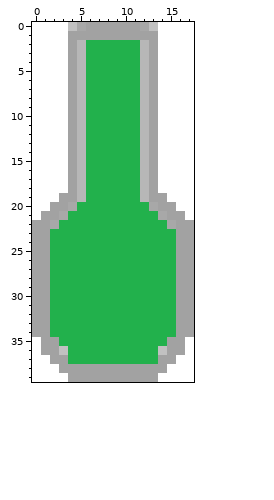
A pixel-art sprite gets an edit: images/tank-cannon-computer.png. Above: the version before the commit.
The file is 18x40 pixels. Colours within 5 levels of each other are drawn and written as one.
Once edited:
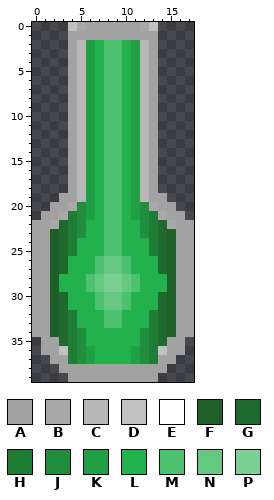
Palette (. is transparent): A #a2a2a2  B #a8a8a8  C #b7b7b7  D #c1c1c1  E #ffffff  F #1e5e28  G #1e6a2e  H #1f7c35  J #208e3d  K #219f44  L #22b14c  M #4ec170  N #65c982  P #7ad094
The commit says: First attempt at modifying the cannon images.
Edits made:
y 0..1: x 0..3 EEEE -> ....; x 14..17 EEEE -> ....
y 2..18: x 0..3 EEEE -> ....; x 6 L -> K; x 8..9 LL -> MM; x 11 L -> K; x 14..17 EEEE -> ....
y 19: x 0..2 EEE -> ...; x 6 L -> K; x 8..9 LL -> MM; x 11 L -> K; x 15..17 EEE -> ...
y 20: x 0..1 EE -> ..; x 5..6 LL -> JK; x 8..9 LL -> MM; x 11..12 LL -> KJ; x 16..17 EE -> ..
y 21: x 0 E -> .; x 4..6 LLL -> HJK; x 8..9 LL -> MM; x 11..13 LLL -> KJH; x 17 E -> .
y 22: x 3..5 LLL -> GHJ; x 8..9 LL -> MM; x 12..14 LLL -> JHG
y 23: x 2..5 LLLL -> FGHJ; x 8..9 LL -> MM; x 12..15 LLLL -> JHGF
y 24..25: x 2..4 LLL -> FGH; x 8..9 LL -> MM; x 13..15 LLL -> HGF
y 26..27: x 2..3 LL -> FG; x 7..10 LLLL -> MNNM; x 14..15 LL -> GF
y 28..29: x 2 L -> F; x 6..11 LLLLLL -> MNPPNM; x 15 L -> F
y 30..31: x 2..3 LL -> FG; x 7..10 LLLL -> MNNM; x 14..15 LL -> GF
y 32..33: x 2..4 LLL -> FGH; x 8..9 LL -> MM; x 13..15 LLL -> HGF
y 34: x 2..5 LLLL -> FGHJ; x 12..15 LLLL -> JHGF
y 35: x 0 E -> .; x 3..5 LLL -> GHJ; x 12..14 LLL -> JHG; x 17 E -> .
y 36: x 0 E -> .; x 4..6 LLL -> HJK; x 11..13 LLL -> KJH; x 17 E -> .
y 37: x 0..1 EE -> ..; x 4..6 LLL -> HJK; x 11..13 LLL -> KJH; x 16..17 EE -> ..
y 38: x 0..2 EEE -> ...; x 15..17 EEE -> ...
y 39: x 0..3 EEEE -> ....; x 14..17 EEEE -> ....
Where, in picture pixels (left, top, right, bottom), the same in both pictures:
changed: (32, 22, 194, 382)
